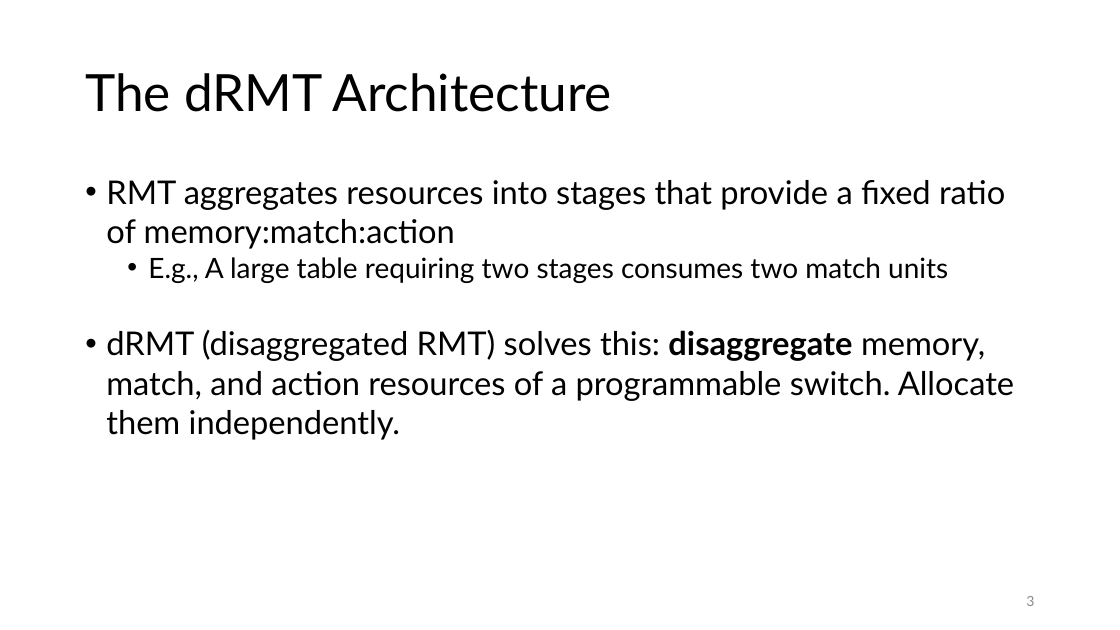
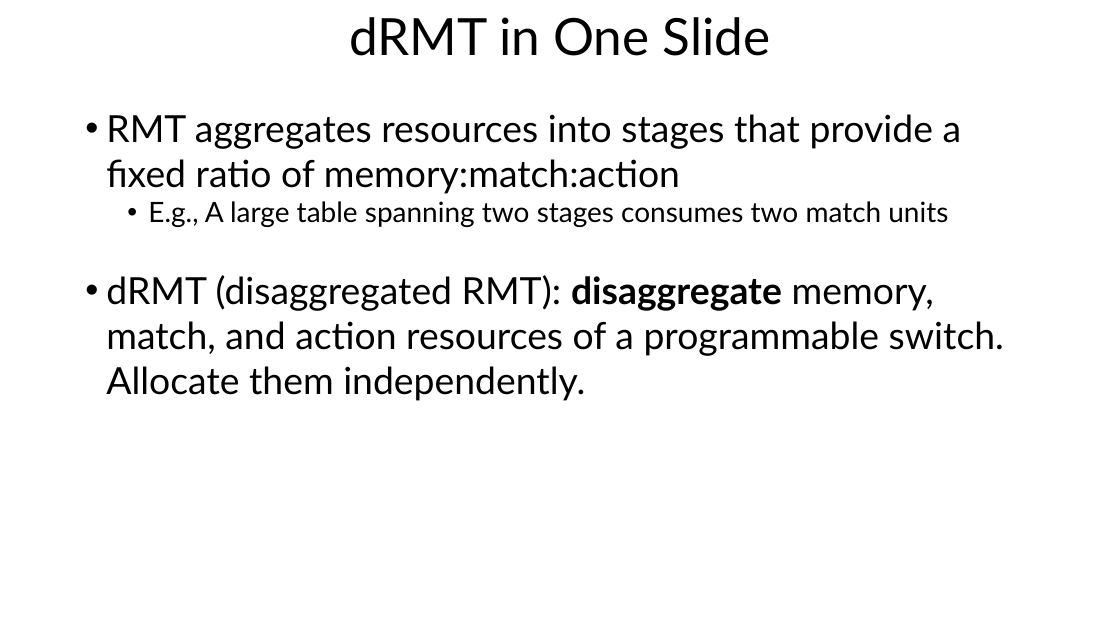
Before and after one commit to anirudhSK/drmt_talk, a slide deck: slide 3 of drmt_sigcomm.pptx. Drawn at 1120x630 pixels with LibreOffice and Linux fonts; fonts in the diff are those of the drawing. Boxes give left, top, right and bottom in pixels: in the first picture for what was removed or moved away, otherwise in the second. Text is boxed around its words. In the diff, an @@ line names an element or a change of style, - is before the commit and + after.

```diff
--- a/drmt_sigcomm.pptx
+++ b/drmt_sigcomm.pptx
@@ title at (349,17,771,56): text changed @@
-The dRMT Architecture
+dRMT in One Slide
@@ text "RMT aggregates resources into stages ...": place and size @@
-text "RMT aggregates resources into stages ..." at (106,180,1014,440)
+text "RMT aggregates resources into stages ..." at (106,114,1004,401)
@@ text at (106,114,962,194): size 28 to 32 pt in "RMT aggregates resources into stages that provide ..." @@
@@ text at (106,201,1004,401): text changed; size 28 to 32 pt @@
-  • E.g., A large table requiring two stages consumes two match units
-• dRMT (disaggregated RMT) solves this: disaggregate memory, match, and action resources of a programmable switch. Allocate them independently.
+  • E.g., A large table spanning two stages consumes two match units
+• dRMT (disaggregated RMT): disaggregate memory, match, and action resources of a programmable switch. Allocate them independently.
@@ page number removed at (1026,596,1034,606) @@
-3
```
Also in this commit, not shown: 34 other slides changed, 1 slide added, 2 slides removed.
